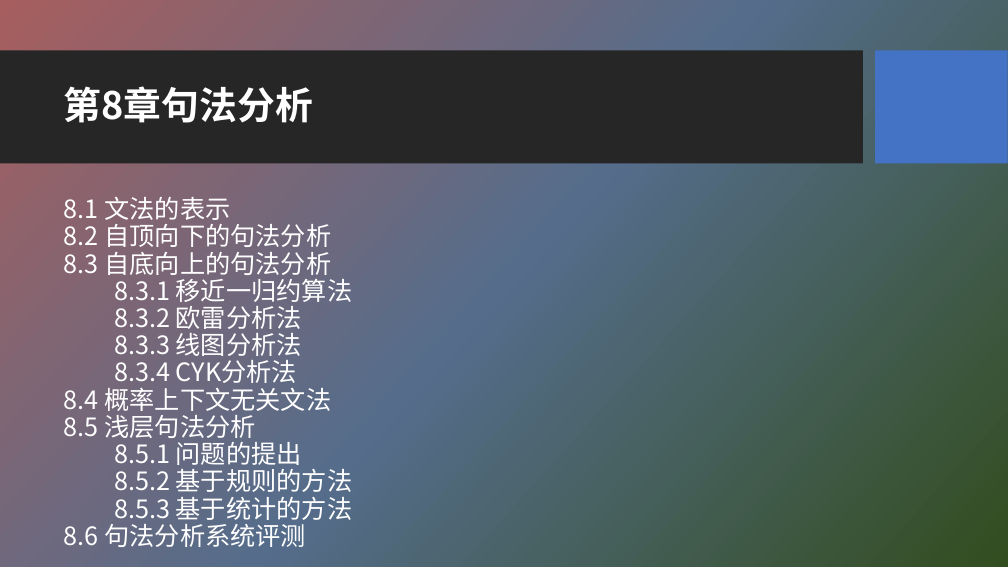
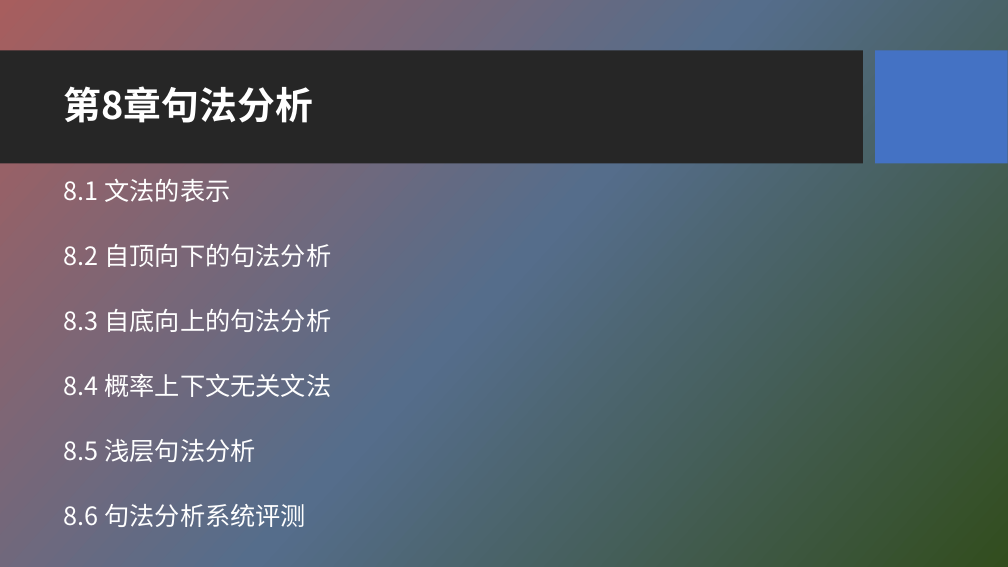
Before and after one commit to HBU/NLP_PPT, a slide deck: slide 2 of PPT-2020/ch08 句法分析.pptx. Drawn at 1008x567 pixels with LibreOffice and Linux fonts; fonts in the diff are those of the drawing; background and template pictures are left out. Boxes give left, top, right and bottom in pixels: in the first picture for what was removed or moved away, otherwise in the second. Text is boxed around its words. In the diff, an @@ line names an element or a change of style, - is before the commit and + after.

Commit message:
slides update

```diff
--- a/PPT-2020/ch08 句法分析.pptx
+++ b/PPT-2020/ch08 句法分析.pptx
@@ text at bbox=[64, 179, 331, 527]: text changed @@
-8.1 文法的表示
-8.2 自顶向下的句法分析
-8.3 自底向上的句法分析
-8.3.1 移近一归约算法
-8.3.2 欧雷分析法
-8.3.3 线图分析法
-8.3.4 CYK分析法
-8.4 概率上下文无关文法
-8.5 浅层句法分析
-8.5.1 问题的提出
-8.5.2 基于规则的方法
-8.5.3 基于统计的方法
-8.6 句法分析系统评测
+8.1 文法的表示
+8.2 自顶向下的句法分析
+8.3 自底向上的句法分析
+8.4 概率上下文无关文法
+8.5 浅层句法分析
+8.6 句法分析系统评测
```
Also in this commit, not shown: 4 other slides changed, 34 other files.
